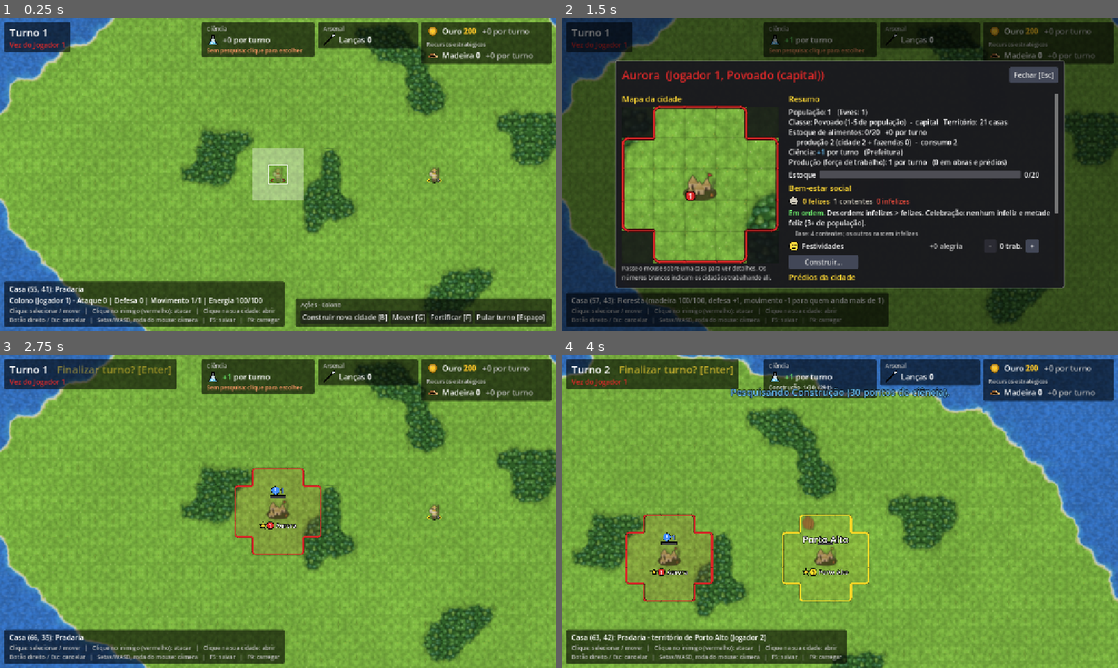
Above: before the commit, frames 1-4 (two rows, left to right).
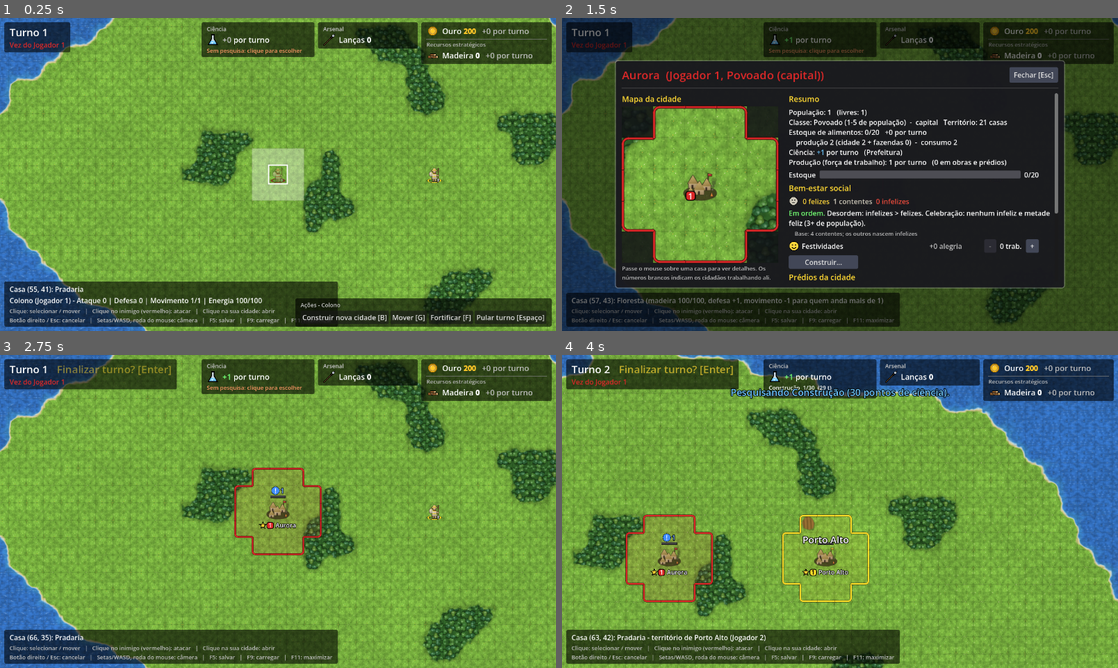
Above: after the commit, the same moments.

Repository: tscpereira/Geopolitik
Game: Godot game, scene res://scenes/main.tscn
Same seed, same stepped clock (60 frames per second), same inputs: the game is played once before the commit and once after it.
Inputs (mouse positions are in pixels of both pictures, inside the frame that each line leads up to):
- Up to frame 1 (0.25 s): no input
- Up to frame 2 (1.5 s): click "Construir nova cidade [B]" at 0.5 s; click "Fundar cidade [Enter]" at 1.25 s
- Up to frame 3 (2.75 s): click "Fechar [Esc]" at 2 s
- Up to frame 4 (4 s): tap Enter at 2.75 s; move the mouse to (962, 495) at 2.77 s; hold Right (ui_right) 2.78-3.5 s; tap F at 2.85 s; click (962, 495) at 2.92 s; tap Space at 3.02 s; drag from (728, 527) to (812, 574) at 3.52 s

The runs differ from the first frame. In frame 1, 5.9% of the frame differs, in the area x 0-100%, y 0-100%; in frame 2, 8.2%; in frame 3, 5.4%; in frame 4, 7.4%.

Commit message:
Janela maximizada (F11) e mapa acompanhando o tamanho da janela
A imagem deixa de ser esticada (stretch disabled): uma janela maior mostra
mais casas do mapa e o HUD fica nos cantos. F11 alterna janela maximizada
e normal (autoload WindowSettings) e grava a escolha.

Co-Authored-By: Claude Opus 5.5 <noreply@anthropic.com>

Diff:
--- a/project.godot
+++ b/project.godot
@@ -17,12 +17,14 @@
 [autoload]
 
 TurnManager="*res://scripts/autoload/turn_manager.gd"
+WindowSettings="*res://scripts/autoload/window_settings.gd"
 
 [display]
 
 window/size/viewport_width=1280
 window/size/viewport_height=720
-window/stretch/mode="canvas_items"
+window/size/resizable=true
+window/stretch/mode="disabled"
 
 [gui]
 
--- a/scenes/main.tscn
+++ b/scenes/main.tscn
@@ -179,7 +179,7 @@
 theme_override_colors/font_color = Color(0.75, 0.75, 0.75, 1)
 theme_override_font_sizes/font_size = 13
 text = "Clique: selecionar / mover   |   Clique no inimigo (vermelho): atacar   |   Clique na sua cidade: abrir
-Botão direito / Esc: cancelar   |   Setas/WASD, roda do mouse: câmera   |   F5: salvar   |   F9: carregar"
+Botão direito / Esc: cancelar   |   Setas/WASD, roda do mouse: câmera   |   F5: salvar   |   F9: carregar   |   F11: maximizar"
 
 [node name="ActionPanel" type="PanelContainer" parent="HUD"]
 visible = false
--- /dev/null
+++ b/scripts/autoload/window_settings.gd
@@ -0,0 +1,39 @@
+extends Node
+
+## Janela do jogo (autoload global "WindowSettings"):
+##   F11 alterna entre a janela maximizada e a janela normal, em qualquer tela.
+##   A escolha fica gravada em CONFIG_PATH e vale na próxima vez que o jogo abrir.
+## O jogo não estica a imagem (display/window/stretch/mode = "disabled"): uma
+## janela maior mostra mais casas do mapa, e o HUD fica preso nos cantos.
+
+const CONFIG_PATH := "user://configuracoes.cfg"
+
+var maximized := false
+
+
+func _ready() -> void:
+	var config := ConfigFile.new()
+	if config.load(CONFIG_PATH) == OK:
+		maximized = config.get_value("janela", "maximizada", false)
+	if maximized:
+		_apply.call_deferred()
+
+
+func _input(event: InputEvent) -> void:
+	if event is InputEventKey and event.pressed and not event.echo and event.keycode == KEY_F11:
+		set_maximized(not maximized)
+		get_viewport().set_input_as_handled()
+
+
+## Maximiza (ou volta à janela normal) e grava a escolha.
+func set_maximized(value: bool) -> void:
+	maximized = value
+	_apply()
+	var config := ConfigFile.new()
+	config.load(CONFIG_PATH) # mantém outras configurações, se houver
+	config.set_value("janela", "maximizada", maximized)
+	config.save(CONFIG_PATH)
+
+
+func _apply() -> void:
+	DisplayServer.window_set_mode(DisplayServer.WINDOW_MODE_MAXIMIZED if maximized else DisplayServer.WINDOW_MODE_WINDOWED)
--- a/scripts/camera/map_camera.gd
+++ b/scripts/camera/map_camera.gd
@@ -32,6 +32,8 @@
 
 func _ready() -> void:
 	zoom = Vector2.ONE * START_ZOOM
+	# Janela redimensionada ou maximizada (F11): mais mapa na tela, mesma posição
+	get_viewport().size_changed.connect(_clamp_position)
 
 
 ## Limita a câmera à área do mapa (em pixels).
Not shown, changed: documentação.txt
Not shown, added: scripts/autoload/window_settings.gd.uid
